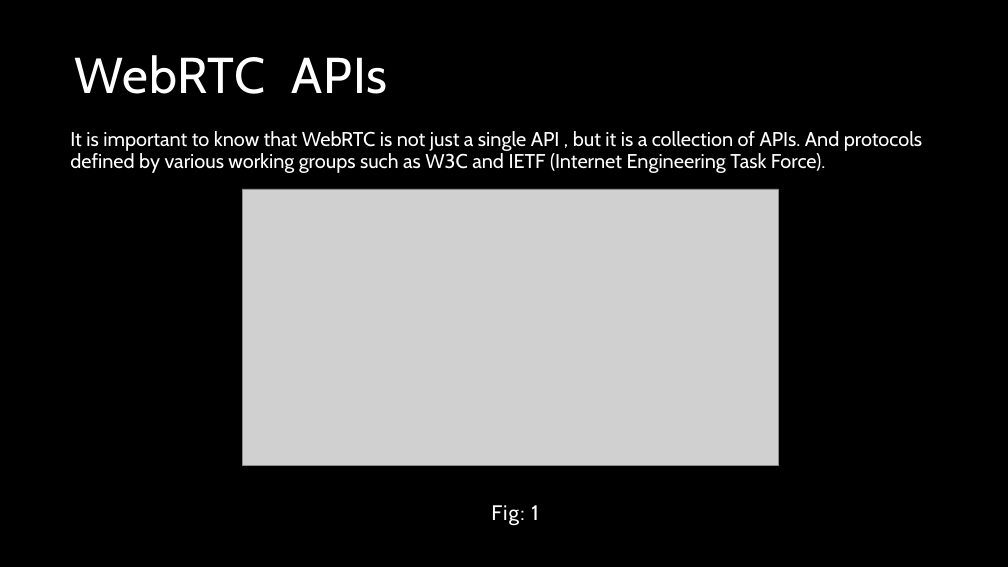
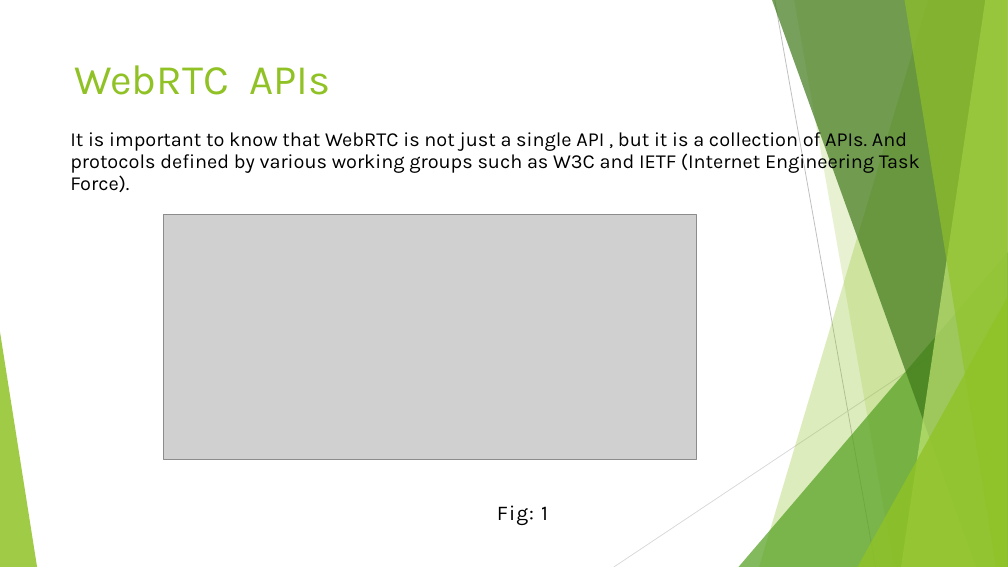
Before and after one commit to musarratChowdhury/ASPNETWEBRTC_PROJECT, a slide deck: slide 8 of Presentation/About WebRTC.pptx (slide 7 before the commit). Drawn at 1008x567 pixels with LibreOffice and Linux fonts; fonts in the diff are those of the drawing; grey boxes stand for pictures; background and template pictures are left out. Boxes give left, top, right and bottom in pixels: in the first picture for what was removed or moved away, otherwise in the second. Text is boxed around its words. In the diff, an @@ line names an element or a change of style, - is before the commit and + after.

```diff
--- a/Presentation/About WebRTC.pptx
+++ b/Presentation/About WebRTC.pptx
@@ background picture (left out) to #FFFFFF @@
@@ title "WebRTC APIs" at bbox=[74, 65, 330, 95]: size 48 to 40 pt, font Cabin to Karla, text colour #FFFFFF to #90C226, letter spacing 1 to 0 pt; line spacing 0.8 to 1 @@
@@ text "It is important to know ..." at bbox=[70, 128, 920, 192]: font Cabin to Karla, text colour #FFFFFF to #000000 @@
@@ picture: place and size @@
-picture at bbox=[243, 189, 778, 466]
+picture at bbox=[163, 214, 696, 460]
@@ group added at bbox=[0, 0, 1008, 567]: 5 freeform shapes, 3 triangles, 2 lines @@
@@ text "Fig: 1" at bbox=[497, 505, 548, 525]: font Cabin to Karla, text colour #FFFFFF to #000000 @@
```
Also in this commit, not shown: 16 other slides changed, 3 slides added, 1 slide removed.
